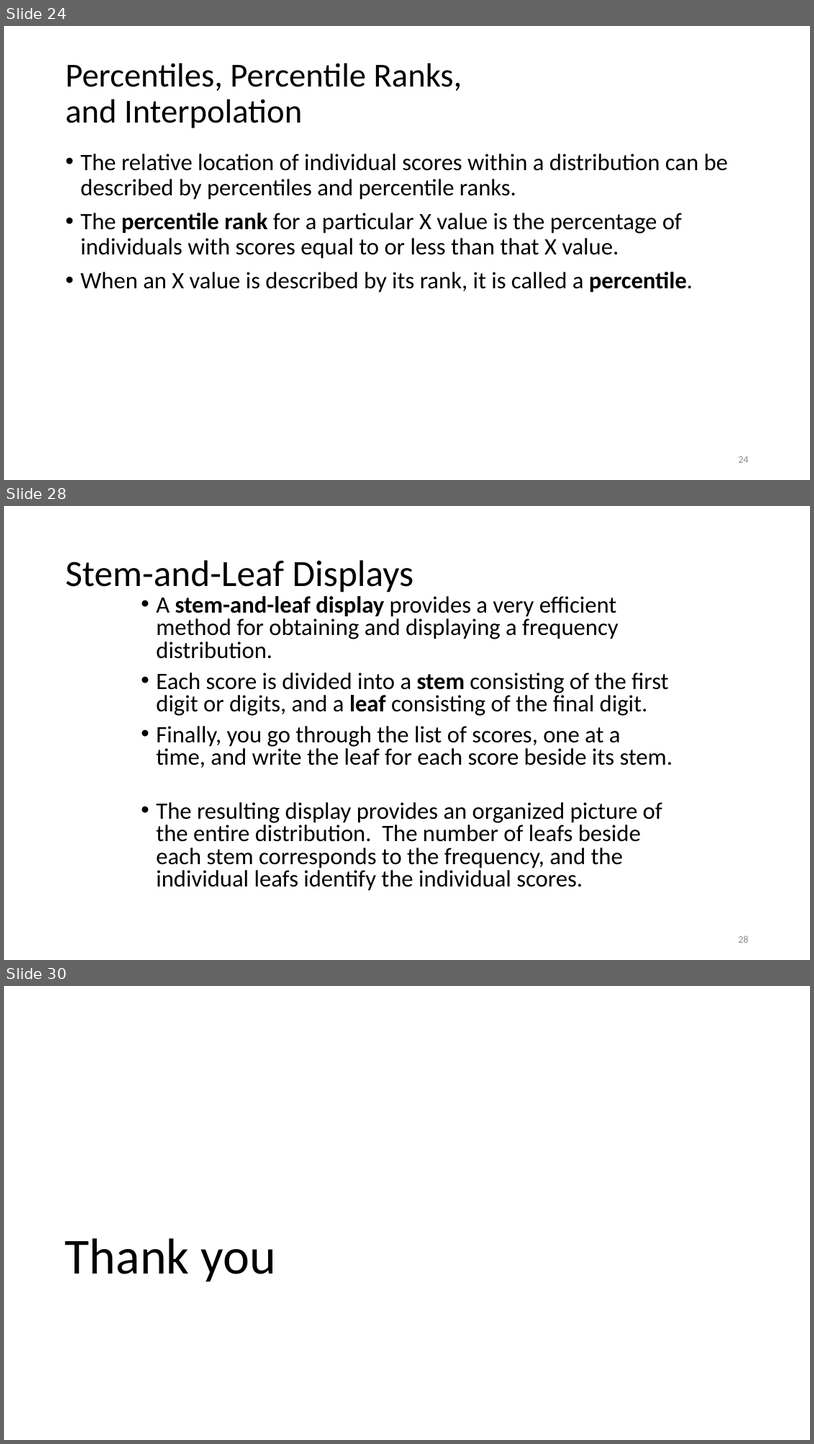
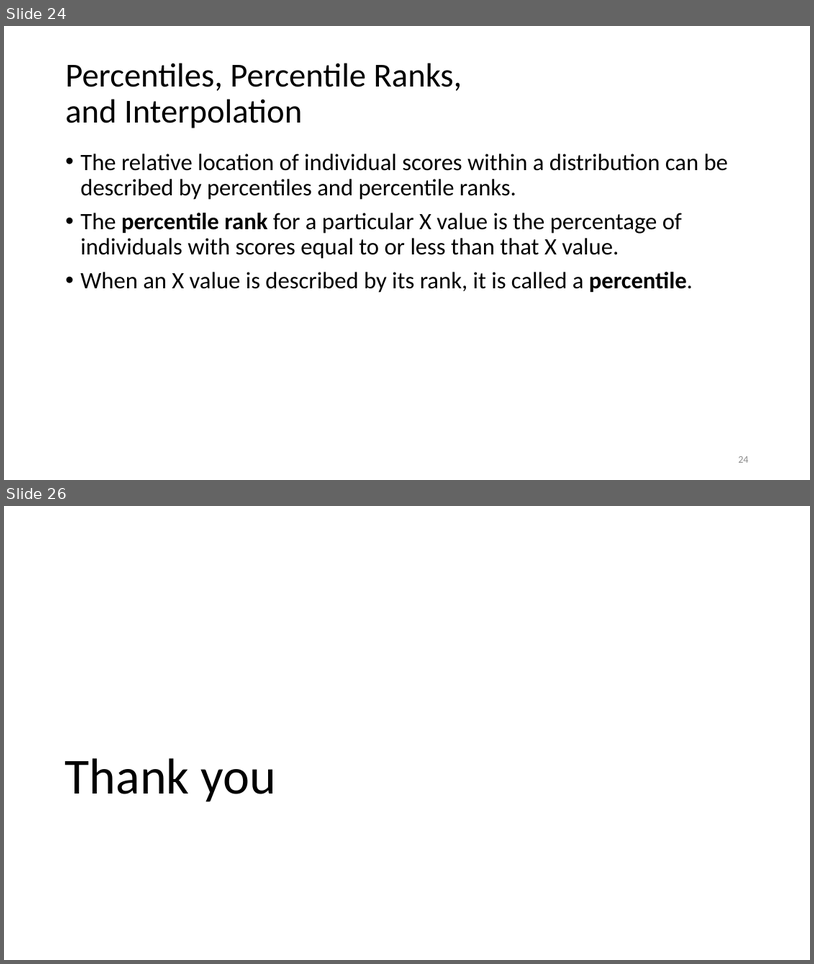
Before and after one commit to motazsaad/Math-Statistics-DataScience, a slide deck: slides/02 Statisitics - Freq.pptx. Shown one above the other, each under a label of ours: slides 24, 28 and 30 before the commit, slides 24 and 26 after it; the slides between them are not shown. The pictures are 814x1444 and 814x964 pixels, drawn with LibreOffice and Linux fonts; fonts in the diff are those of the drawing. Boxes give left, top, right and bottom in pixels: in the first picture for what was removed or moved away, otherwise in the second. Text is boxed around its words. In the diff, an @@ line names an element or a change of style, - is before the commit and + after.

```diff
--- a/slides/02 Statisitics - Freq.pptx
+++ b/slides/02 Statisitics - Freq.pptx
@@ slide 28 removed at (x1=4, y1=506, x2=810, y2=960), background #FFFFFF @@
@@ title removed at (x1=65, y1=560, x2=414, y2=592) @@
-Stem-and-Leaf Displays
@@ text removed at (x1=156, y1=596, x2=674, y2=890) @@
-• A stem-and-leaf display provides a very efficient method for obtaining and displaying a frequency distribution.
-• Each score is divided into a stem consisting of the first digit or digits, and a leaf consisting of the final digit.
-• Finally, you go through the list of scores, one at a time, and write the leaf for each score beside its stem.
-• The resulting display provides an organized picture of the entire distribution. The number of leafs beside each stem corresponds to the frequency, and the individual leafs identify the individual scores.
@@ page number removed at (x1=738, y1=935, x2=748, y2=942) @@
-28
@@ what was slide 30 is now slide 26 @@
```
Also in this commit, not shown: 2 slides changed, 3 other slides removed, 1 other file.
